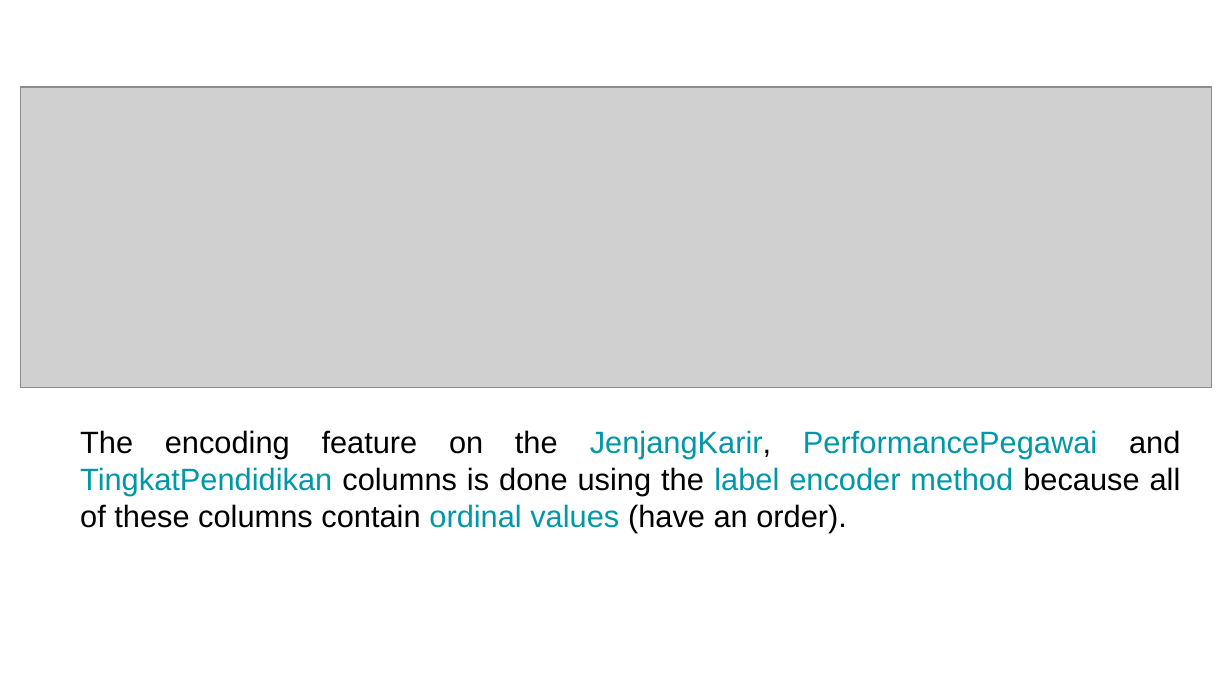
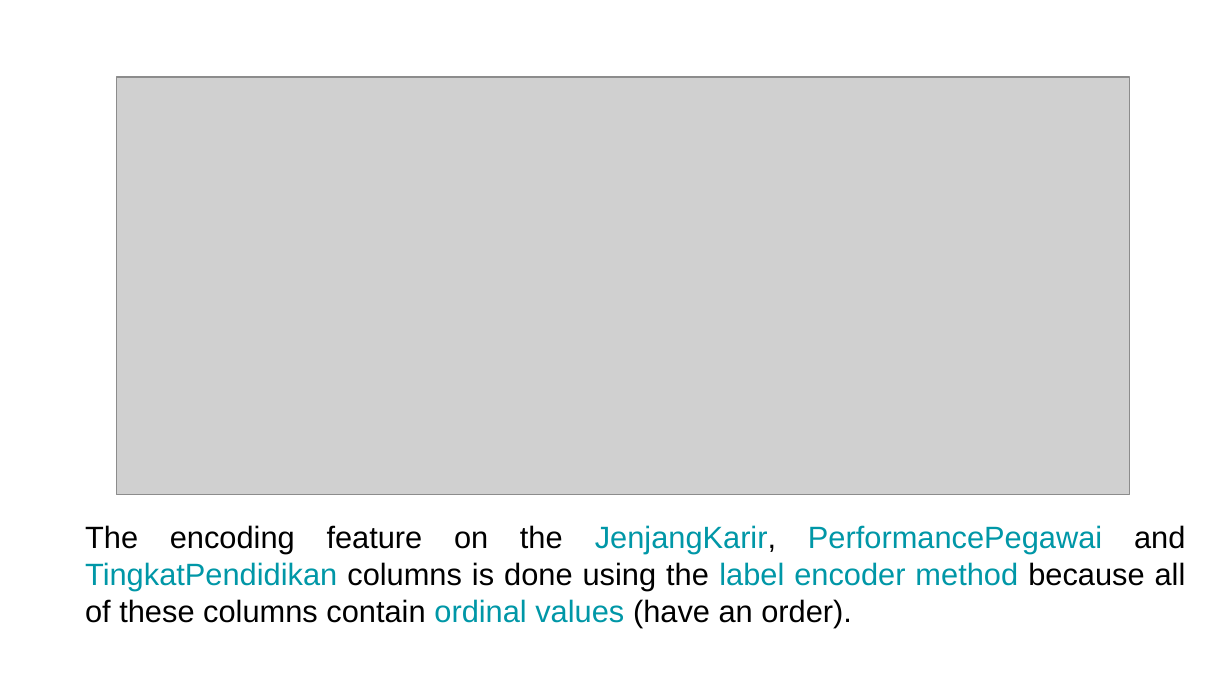
Before and after one commit to ferrysetefanus/Improving-Employee-Retention-by-Predicting-Employee-Attrition-Using-Machine-Learning, a slide deck: slide 1 of Template_Tugas_4__Improving_Employee_Retention_by_Predicting_Employee_Attrition_Using_Machine_Learning-a80598e0-2e84-49f5-aafb-c55d869fd071.pptx. Drawn at 1232x693 pixels with LibreOffice and Linux fonts; fonts in the diff are those of the drawing; grey boxes stand for pictures; background and template pictures are left out. Boxes give left, top, right and bottom in pixels: in the first picture for what was removed or moved away, otherwise in the second. Text is boxed around its words. In the diff, an @@ line names an element or a change of style, - is before the commit and + after.

```diff
--- a/Template_Tugas_4__Improving_Employee_Retention_by_Predicting_Employee_Attrition_Using_Machine_Learning-a80598e0-2e84-49f5-aafb-c55d869fd071.pptx
+++ b/Template_Tugas_4__Improving_Employee_Retention_by_Predicting_Employee_Attrition_Using_Machine_Learning-a80598e0-2e84-49f5-aafb-c55d869fd071.pptx
@@ picture: place and size @@
-picture at (21,87,1212,388)
+picture at (117,78,1130,495)
@@ text "The encoding feature on the ...": place and size @@
-text "The encoding feature on the ..." at (80,430,1181,533)
+text "The encoding feature on the ..." at (85,525,1186,627)
```
Also in this commit, not shown: 3 other slides changed, 1 other file.
